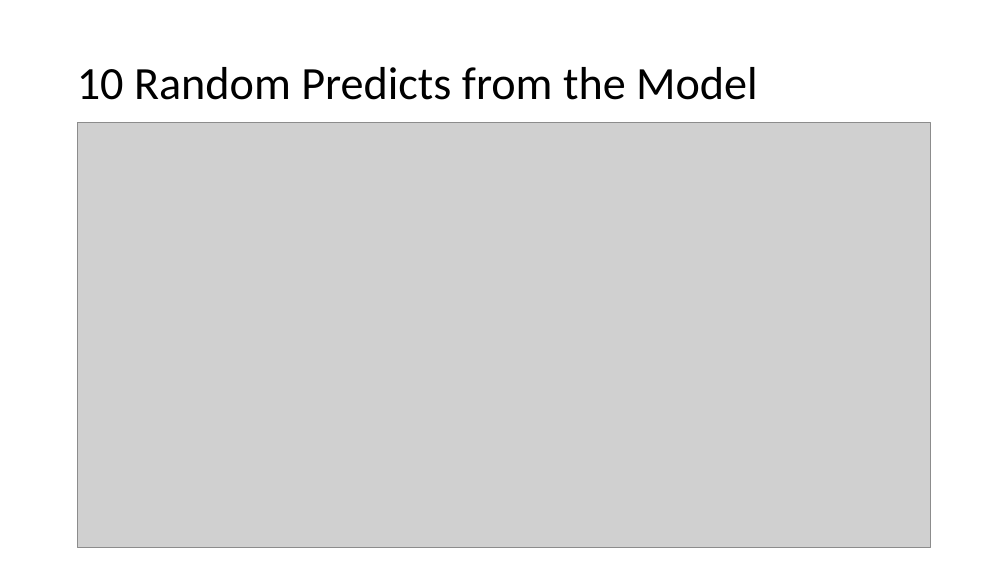
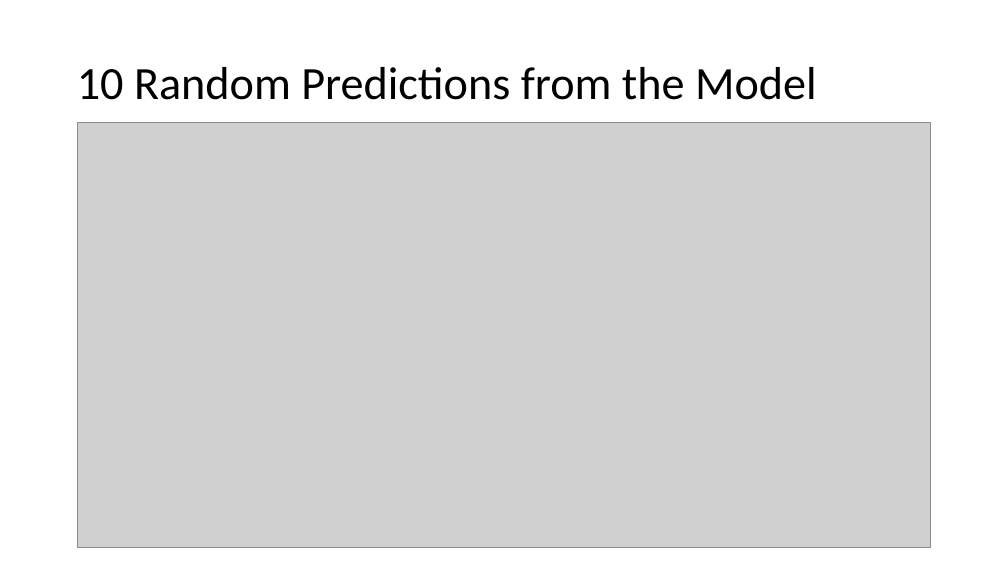
Before and after one commit to grahamjh99/Project-1-Ames-Housing, a slide deck: slide 5 of Linear Regression Predicting Housing Prices.pptx (slide 2 before the commit). Drawn at 1008x567 pixels with LibreOffice and Linux fonts; fonts in the diff are those of the drawing; grey boxes stand for pictures. Boxes give left, top, right and bottom in pixels: in the first picture for what was removed or moved away, otherwise in the second. Text is boxed around its words. In the diff, an @@ line names an element or a change of style, - is before the commit and + after.

```diff
--- a/Linear Regression Predicting Housing Prices.pptx
+++ b/Linear Regression Predicting Housing Prices.pptx
@@ title at bbox=[77, 67, 817, 100]: text changed @@
-10 Random Predicts from the Model
+10 Random Predictions from the Model
```
